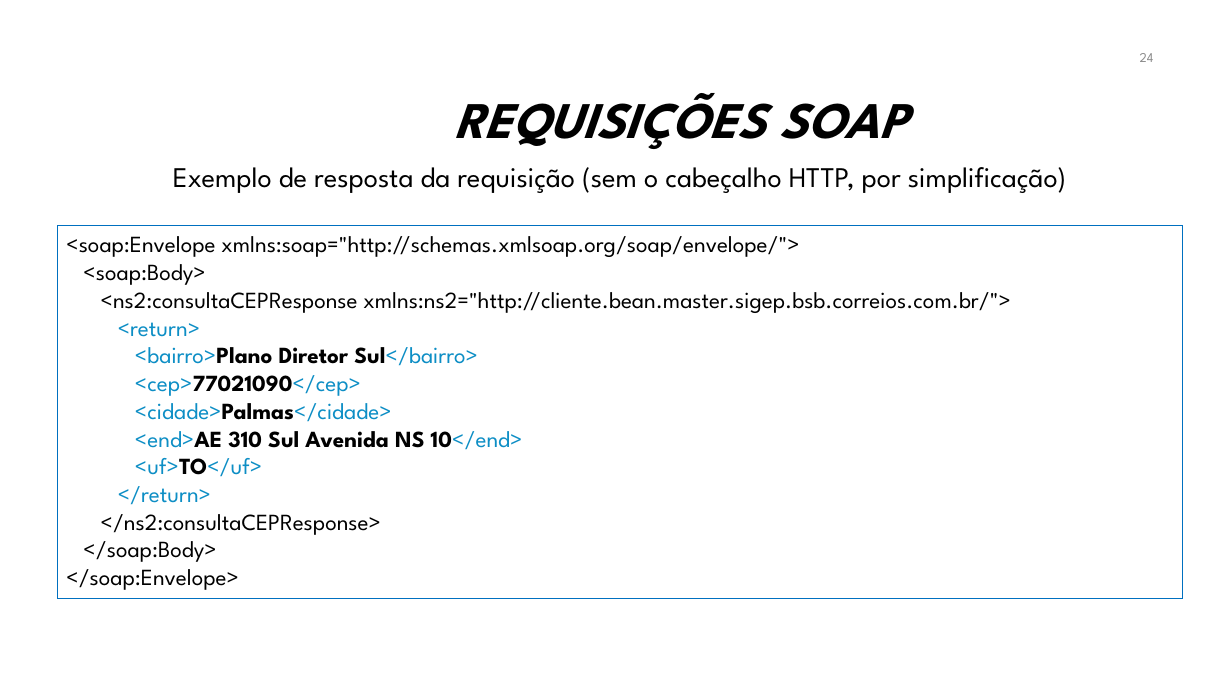
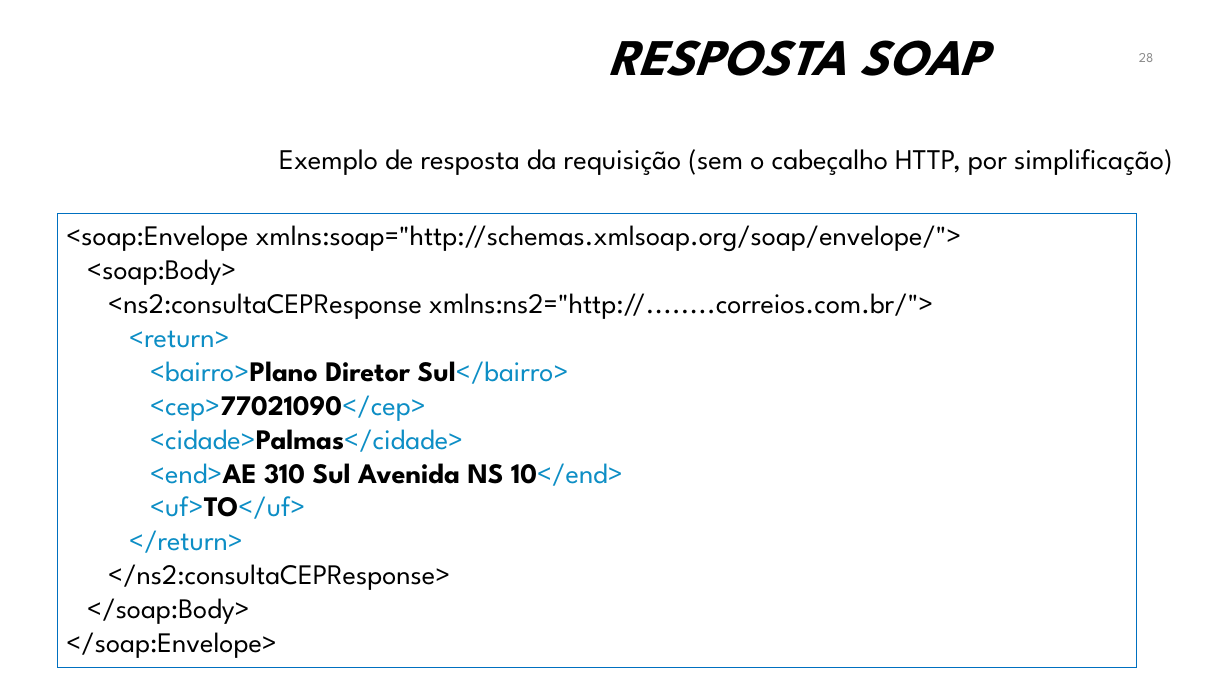
Before and after one commit to manoelcampos/sistemas-distribuidos, a slide deck: slide 28 of projects/08-webservices/webservices.pptx (slide 24 before the commit). Drawn at 1232x693 pixels with LibreOffice and Linux fonts; fonts in the diff are those of the drawing; background and template pictures are left out. Boxes give left, top, right and bottom in pixels: in the first picture for what was removed or moved away, otherwise in the second. Text is boxed around its words. In the diff, an @@ line names an element or a change of style, - is before the commit and + after.

```diff
--- a/projects/08-webservices/webservices.pptx
+++ b/projects/08-webservices/webservices.pptx
@@ title at (x1=608, y1=40, x2=988, y2=76): text changed @@
-REQUISIÇÕES SOAP
+RESPOSTA SOAP
@@ page number at (x1=1139, y1=53, x2=1154, y2=62): text changed @@
-24
+28
@@ text "Exemplo de resposta da requisição ..." moved from (x1=173, y1=167, x2=1066, y2=193) to (x1=279, y1=149, x2=1172, y2=175) @@
@@ text "Exemplo de resposta da requisição ..." at (x1=279, y1=149, x2=1172, y2=175): alignment centre to right @@
@@ rectangle "<soap:Envelope xmlns:soap="http://schemas.xmlsoap.org/soap/e ..." resized from (x1=57, y1=226, x2=1183, y2=599) to (x1=57, y1=213, x2=1137, y2=667) @@
@@ text in rectangle at (x1=66, y1=225, x2=962, y2=658): size 18 to 22 pt in "<soap:Envelope xmlns:soap="http://schemas.xmlsoap.org/soap/e ...", "<soap:Body>", "<return>", "<bairro>Plano Diretor Sul</bairro>" and 8 more places @@
@@ text in rectangle at (x1=108, y1=293, x2=934, y2=319): text changed; size 18 to 22 pt @@
-<ns2:consultaCEPResponse xmlns:ns2="http://cliente.bean.master.sigep.bsb.correios.com.br/">
+<ns2:consultaCEPResponse xmlns:ns2="http://........correios.com.br/">
```
Also in this commit, not shown: 23 other slides changed, 4 slides added.
